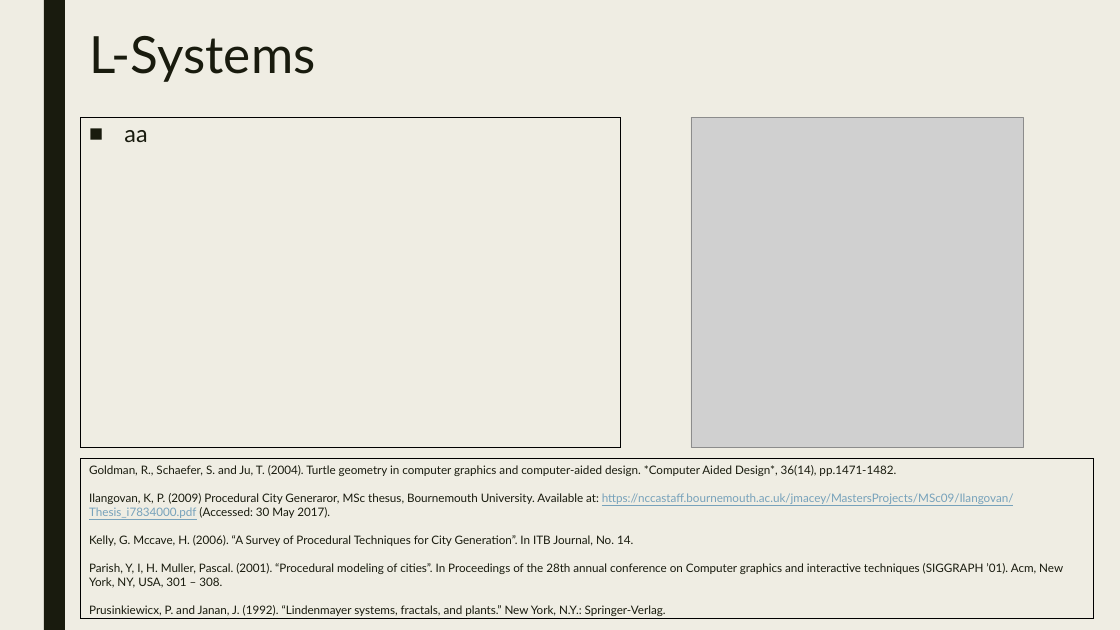
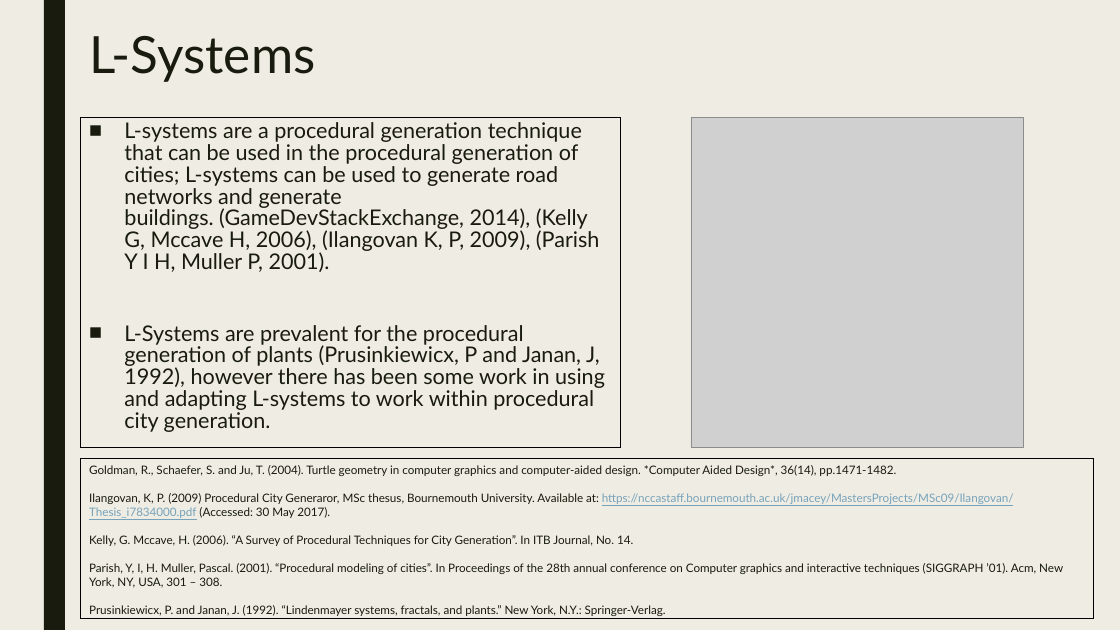
Before and after one commit to JosephBarber96/FinalProject, a slide deck: slide 7 of Presentation.pptx (slide 5 before the commit). Drawn at 1120x630 pixels with LibreOffice and Linux fonts; fonts in the diff are those of the drawing; grey boxes stand for pictures. Boxes give left, top, right and bottom in pixels: in the first picture for what was removed or moved away, otherwise in the second. Text is boxed around its words. In the diff, an @@ line names an element or a change of style, - is before the commit and + after.

```diff
--- a/Presentation.pptx
+++ b/Presentation.pptx
@@ text at [124,122,605,432]: text changed; size 20 to 18.5 pt @@
-■ aa
+■ L-systems are a procedural generation technique that can be used in the procedural generation of cities; L-systems can be used to generate road networks and generate buildings. (GameDevStackExchange, 2014), (Kelly G, Mccave H, 2006), (Ilangovan K, P, 2009), (Parish Y I H, Muller P, 2001).
+■ L-Systems are prevalent for the procedural generation of plants (Prusinkiewicx, P and Janan, J, 1992), however there has been some work in using and adapting L-systems to work within procedural city generation.
```
Also in this commit, not shown: 12 other slides changed, 6 slides added, 2 slides removed, 1 other file.
